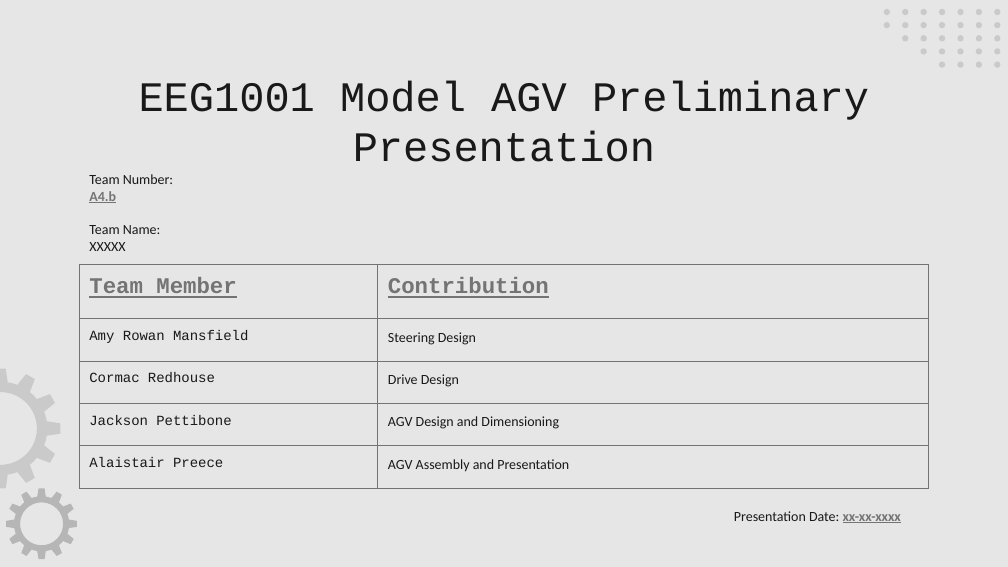
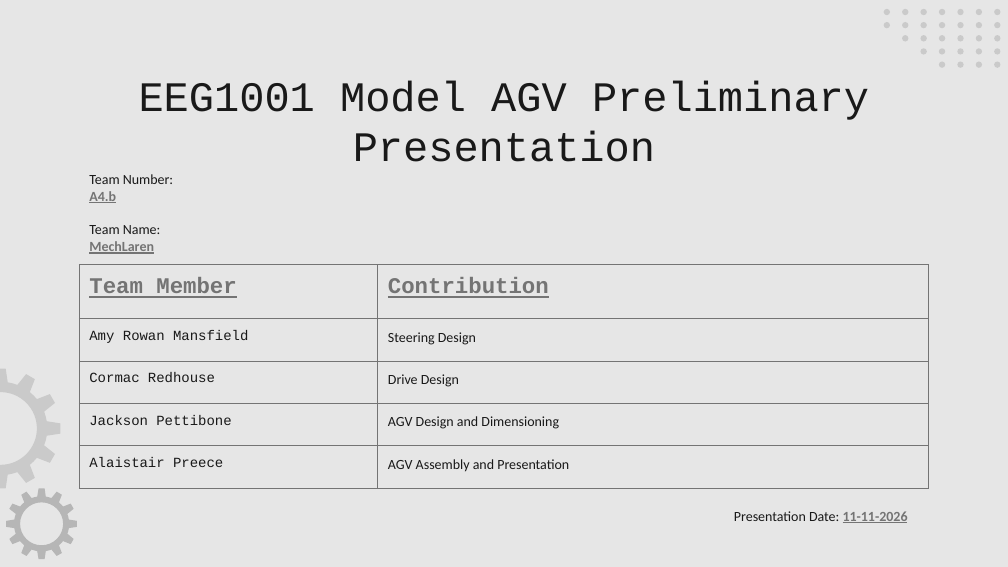
Before and after one commit to AlaistairP/AGV-Project, a slide deck: slide 2 of Presentation/Preliminary Presentation (A4.b) - FINAL.pptx. Drawn at 1008x567 pixels with LibreOffice and Linux fonts; fonts in the diff are those of the drawing. Boxes give left, top, right and bottom in pixels: in the first picture for what was removed or moved away, otherwise in the second. Text is boxed around its words. In the diff, an @@ line names an element or a change of style, - is before the commit and + after.

```diff
--- a/Presentation/Preliminary Presentation (A4.b) - FINAL.pptx
+++ b/Presentation/Preliminary Presentation (A4.b) - FINAL.pptx
@@ text at (89, 241, 154, 254): text changed; text colour #191919 to #747474; bold on @@
-XXXXX
+MechLaren
@@ text at (734, 511, 908, 523): text changed @@
-Presentation Date: xx-xx-xxxx
+Presentation Date: 11-11-2026
```
Also in this commit, not shown: 2 other files.
